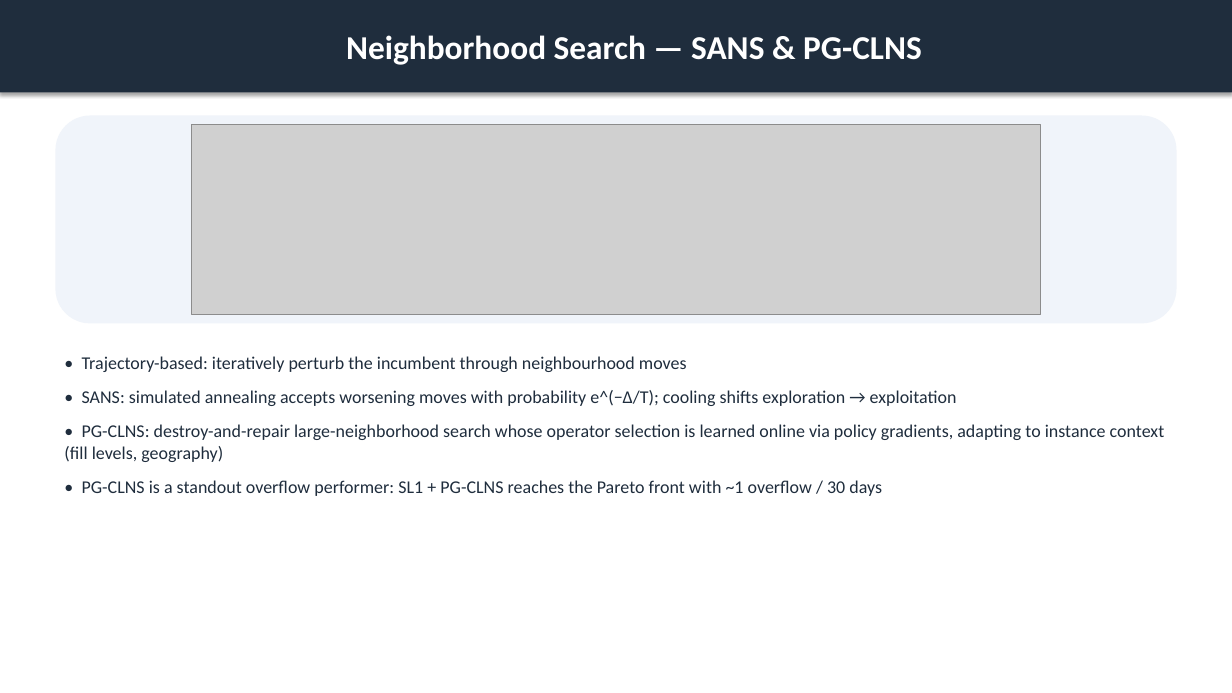
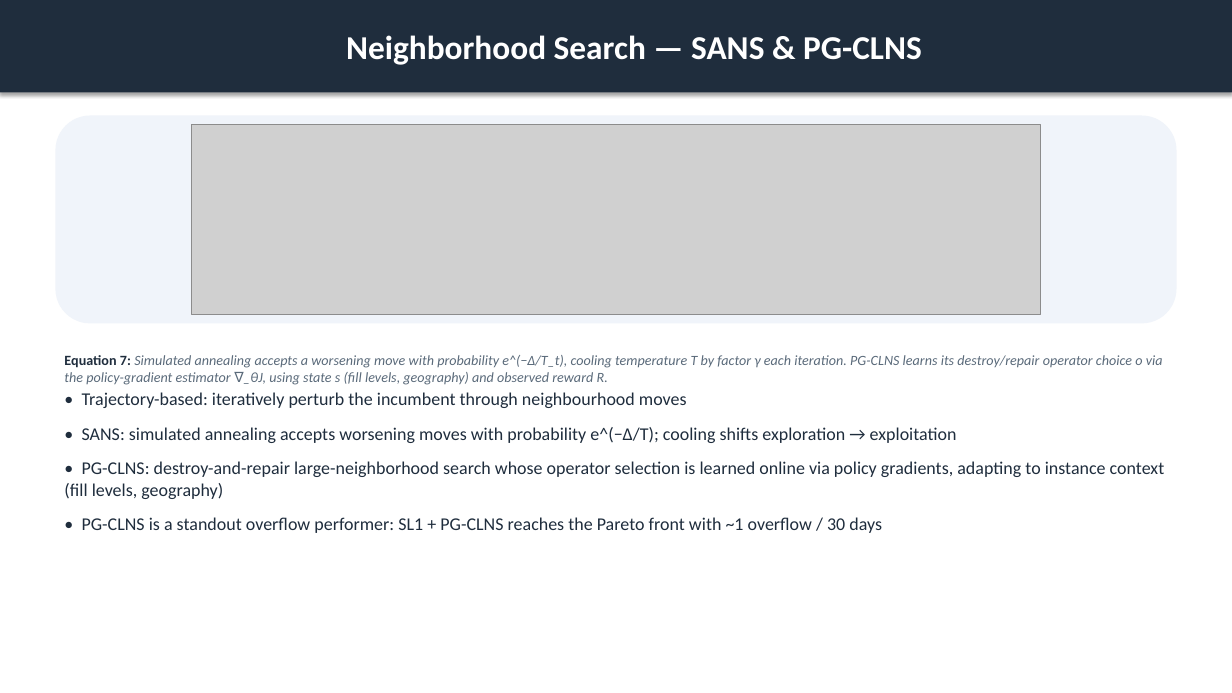
Before and after one commit to ACFHarbinger/WSmartPlus-Route, a slide deck: slide 10 of assets/windows/wsmart_route_results.pptx. Drawn at 1232x693 pixels with LibreOffice and Linux fonts; fonts in the diff are those of the drawing; grey boxes stand for pictures. Boxes give left, top, right and bottom in pixels: in the first picture for what was removed or moved away, otherwise in the second. Text is boxed around its words. In the diff, an @@ line names an element or a change of style, - is before the commit and + after.

```diff
--- a/assets/windows/wsmart_route_results.pptx
+++ b/assets/windows/wsmart_route_results.pptx
@@ text added at <box>64,355,1163,385</box>, 11 pt, text #5A6A7A, italic @@
+Equation 7: Simulated annealing accepts a worsening move with probability e^(−Δ/T_t), cooling temperature T by factor γ each iteration. PG-CLNS learns its destroy/repair operator choice o via the policy-gradient estimator ∇_θJ, using state s (fill levels, geography) and observed reward R.
@@ text "• Trajectory-based: iteratively perturb the ...": place and size @@
-text "• Trajectory-based: iteratively perturb the ..." at <box>64,356,1165,496</box>
+text "• Trajectory-based: iteratively perturb the ..." at <box>64,392,1165,533</box>
```
Also in this commit, not shown: 14 other slides changed, 1 slide added, 13 other files.
